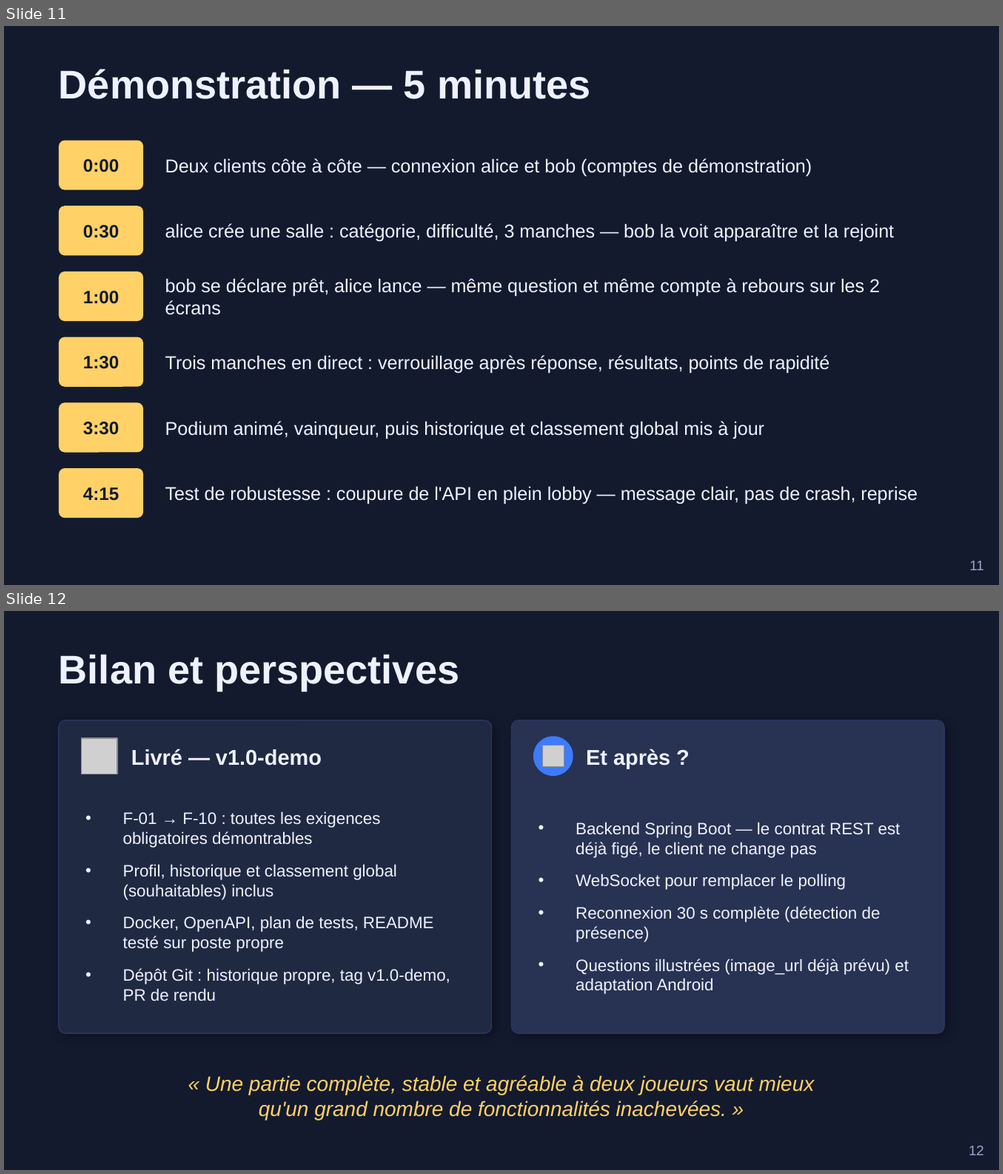
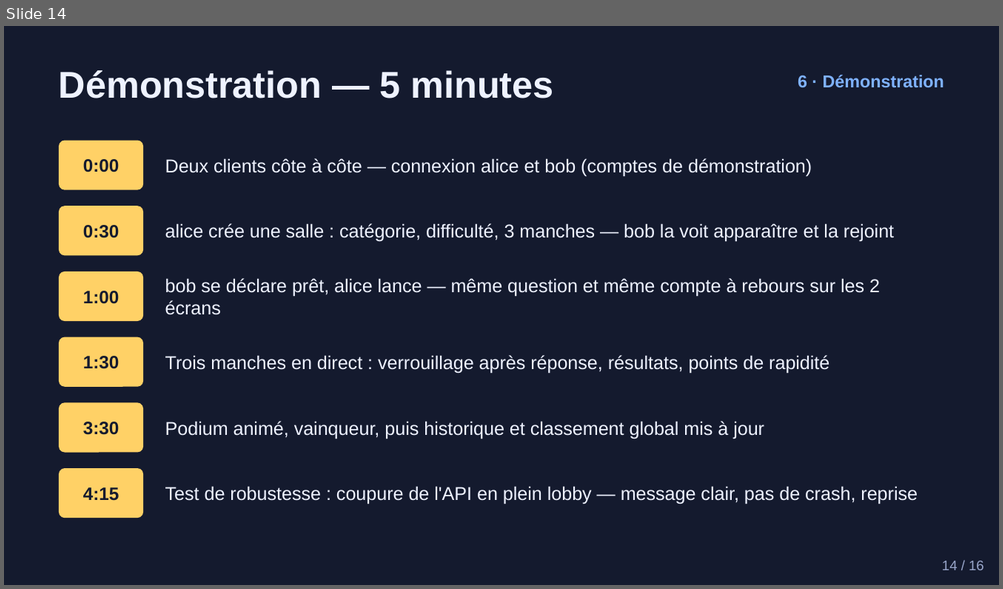
Before and after one commit to AdaMakchi/android-project-adham-marrakchi, a slide deck: docs/Soutenance_QuizArena.pptx. Shown one above the other, each under a label of ours: slides 11 and 12 before the commit, slide 14 after it. The pictures are 1003x1174 and 1003x589 pixels, drawn with LibreOffice and Linux fonts; fonts in the diff are those of the drawing; grey boxes stand for pictures. Boxes give left, top, right and bottom in pixels: in the first picture for what was removed or moved away, otherwise in the second. Text is boxed around its words. In the diff, an @@ line names an element or a change of style, - is before the commit and + after.

```diff
--- a/docs/Soutenance_QuizArena.pptx
+++ b/docs/Soutenance_QuizArena.pptx
@@ slide 12 removed at <box>4,611,999,1170</box>, background #141A2E @@
@@ text removed at <box>59,654,459,691</box> @@
-Bilan et perspectives
@@ rounded rectangle removed at <box>59,721,492,1034</box> @@
@@ rounded rectangle removed at <box>511,721,944,1034</box> @@
@@ picture removed at <box>82,738,117,774</box> @@
@@ ellipse removed at <box>533,736,573,776</box> @@
@@ text removed at <box>131,749,321,766</box> @@
-Livré — v1.0-demo
@@ picture removed at <box>542,745,564,767</box> @@
@@ text removed at <box>586,749,670,769</box> @@
-Et après ?
@@ text removed at <box>123,812,450,1002</box> @@
-• F-01 → F-10 : toutes les exigences obligatoires démontrables
-• Profil, historique et classement global (souhaitables) inclus
-• Docker, OpenAPI, plan de tests, README testé sur poste propre
-• Dépôt Git : historique propre, tag v1.0-demo, PR de rendu
@@ text removed at <box>575,822,908,994</box> @@
-• Backend Spring Boot — le contrat REST est déjà figé, le client ne change pas
-• WebSocket pour remplacer le polling
-• Reconnexion 30 s complète (détection de présence)
-• Questions illustrées (image_url déjà prévu) et adaptation Android
@@ text removed at <box>205,1076,814,1120</box> @@
-« Une partie complète, stable et agréable à deux joueurs vaut mieux
-qu'un grand nombre de fonctionnalités inachevées. »
@@ text removed at <box>968,1146,984,1156</box> @@
-12
@@ what was slide 11 is now slide 14 @@
@@ slide 14 changed as well @@
@@ text "Démonstration — 5 minutes" at <box>59,70,554,99</box>: size 29 to 27 pt @@
@@ text added at <box>797,75,944,88</box>, 12.5 pt, text #7FB2FF, bold @@
+6 · Démonstration
@@ text added at <box>942,561,984,571</box>, 10 pt, text #9AA7CC @@
+14 / 16
@@ text removed at <box>969,561,983,571</box> @@
-11
```
Also in this commit, not shown: 6 other slides changed, 9 slides added, 4 other slides removed.
